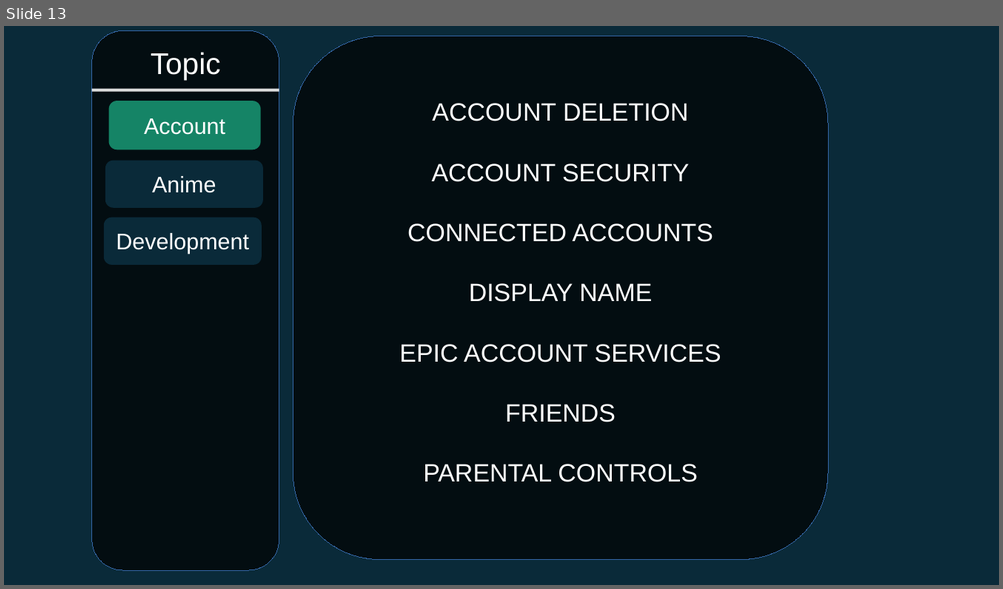
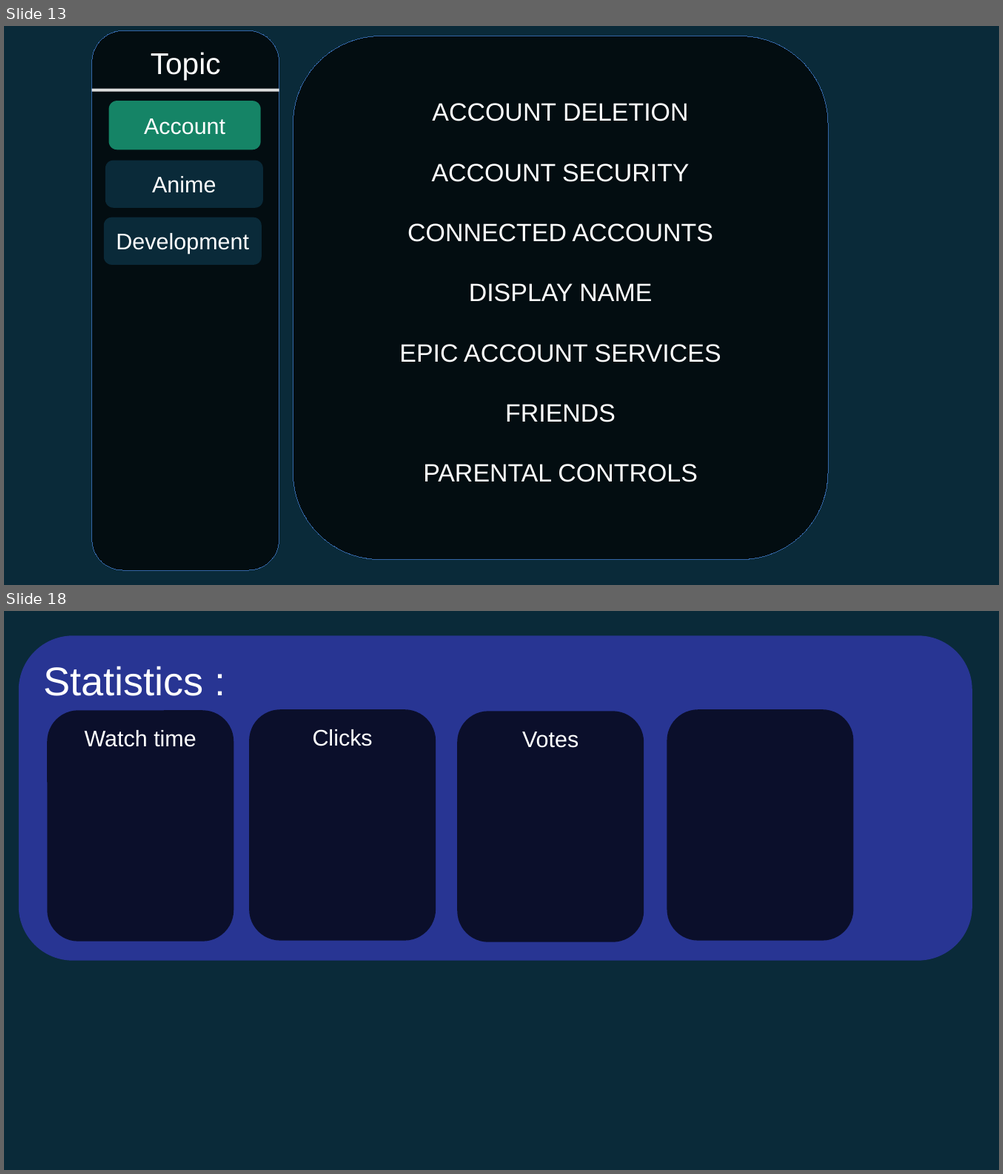
Before and after one commit to lebgdu543/OfflineAnime, a slide deck: offline anime website.odp. Shown one above the other, each under a label of ours: slide 13 before the commit, slides 13 and 18 after it; the slides between them are not shown. The pictures are 1003x589 and 1003x1174 pixels, drawn with LibreOffice and Linux fonts; fonts in the diff are those of the drawing. Boxes give left, top, right and bottom in pixels: in the first picture for what was removed or moved away, otherwise in the second. Text is boxed around its words. In the diff, an @@ line names an element or a change of style, - is before the commit and + after.

```diff
--- a/offline anime website.odp
+++ b/offline anime website.odp
@@ slide 18 added at (x1=4, y1=611, x2=999, y2=1170), background #0A2A39 @@
@@ rounded rectangle added at (x1=19, y1=635, x2=971, y2=960), fill #283593, 32 pt, text #FFFFFF @@
+Statistics :
@@ freeform shape added at (x1=48, y1=710, x2=234, y2=941), fill #000000 at 70% opacity, 18 pt, text #FFFFFF @@
+Watch time
@@ freeform shape added at (x1=250, y1=709, x2=436, y2=940), fill #000000 at 70% opacity, 18 pt, text #FFFFFF @@
+Clicks
@@ freeform shape added at (x1=457, y1=711, x2=644, y2=943), fill #000000 at 70% opacity, 18 pt, text #FFFFFF @@
+Votes
@@ freeform shape added at (x1=666, y1=709, x2=854, y2=940), fill #000000 at 70% opacity @@
```
Also in this commit, not shown: 1 slide changed, 4 other slides added.
